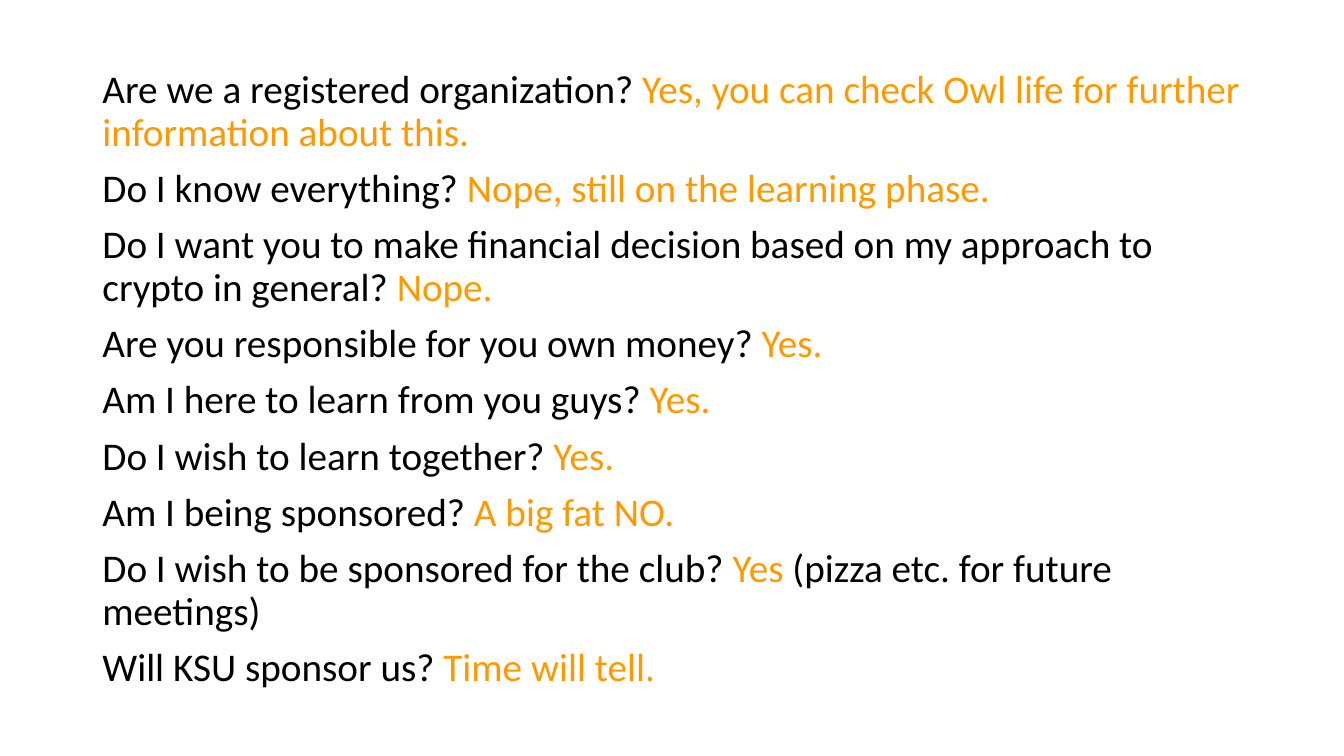
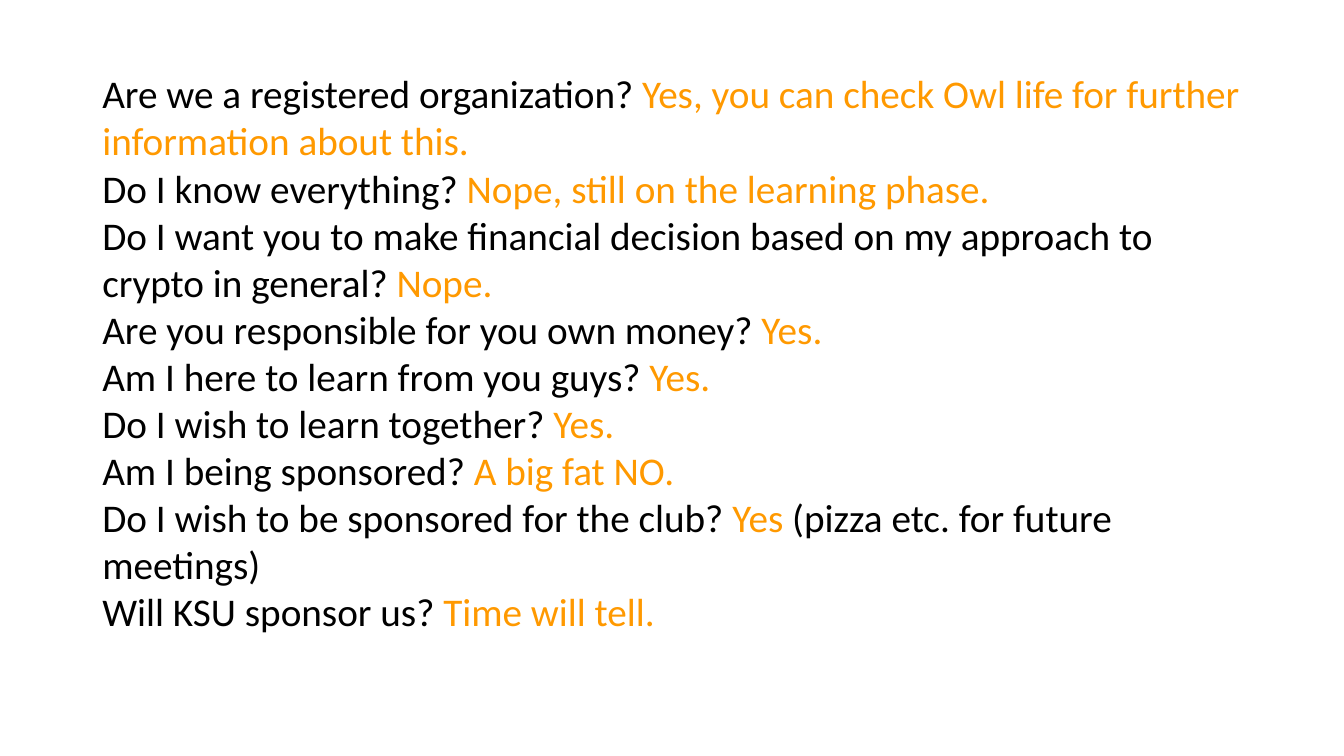
Before and after one commit to bitcoinclubatksu/BitcoinClub, a slide deck: slide 12 of meetup-2_presentation/Bitcoin_Club_Meetup_2_presentation.pptx. Drawn at 1344x756 pixels with LibreOffice and Linux fonts; fonts in the diff are those of the drawing. Boxes give left, top, right and bottom in pixels: in the first picture for what was removed or moved away, otherwise in the second. Text is boxed around its words. In the diff, an @@ line names an element or a change of style, - is before the commit and + after.

```diff
--- a/meetup-2_presentation/Bitcoin_Club_Meetup_2_presentation.pptx
+++ b/meetup-2_presentation/Bitcoin_Club_Meetup_2_presentation.pptx
@@ text "Are we a registered organization? ..." at box(102, 80, 1239, 633): line spacing 0.9 to 1; less space between paragraphs @@
```
Also in this commit, not shown: 13 other slides changed, 6 other files.
